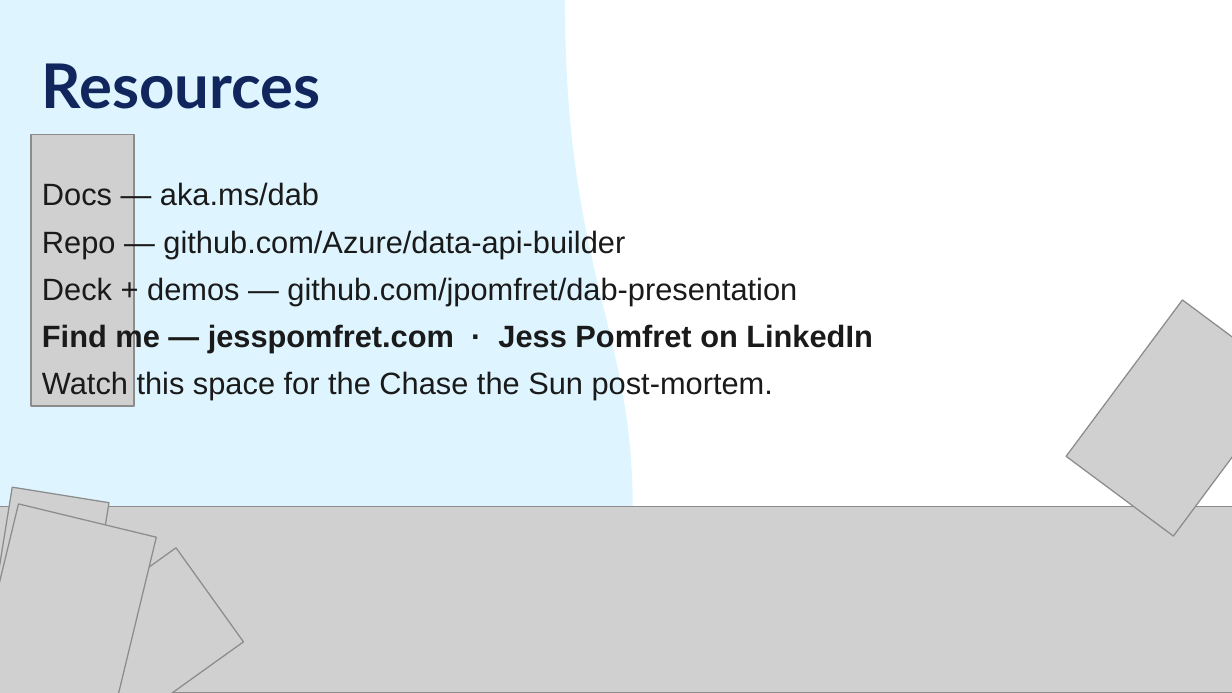
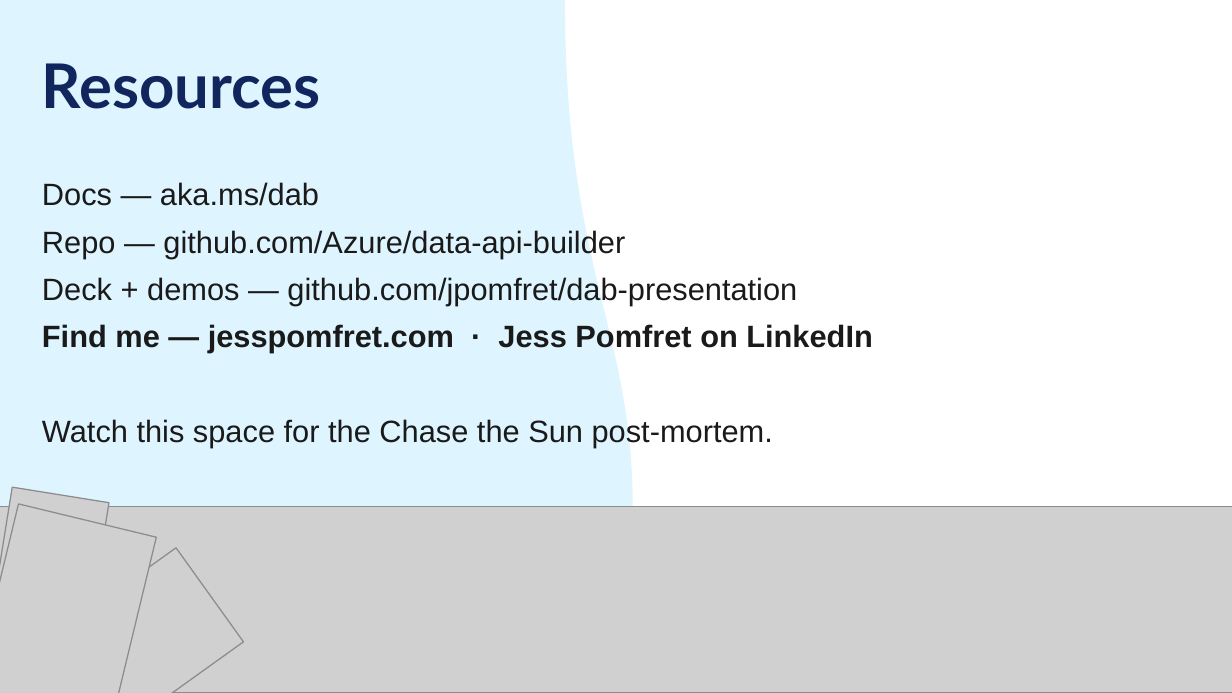
Before and after one commit to jpomfret/dab-presentation, a slide deck: slide 33 of Pomfret - dab - grillen - draft.pptx (slide 30 before the commit). Drawn at 1232x693 pixels with LibreOffice and Linux fonts; fonts in the diff are those of the drawing; grey boxes stand for pictures. Boxes give left, top, right and bottom in pixels: in the first picture for what was removed or moved away, otherwise in the second. Text is boxed around its words. In the diff, an @@ line names an element or a change of style, - is before the commit and + after.

```diff
--- a/Pomfret - dab - grillen - draft.pptx
+++ b/Pomfret - dab - grillen - draft.pptx
@@ picture removed at bbox=[31, 134, 134, 405] @@
@@ text "Docs — aka.ms/dab" rewrapped from bbox=[42, 182, 872, 400] to bbox=[42, 182, 872, 447] @@
@@ picture removed at bbox=[1066, 299, 1232, 536] @@
```
Also in this commit, not shown: 9 other slides changed, 7 slides added, 4 slides removed, 20 other files.
